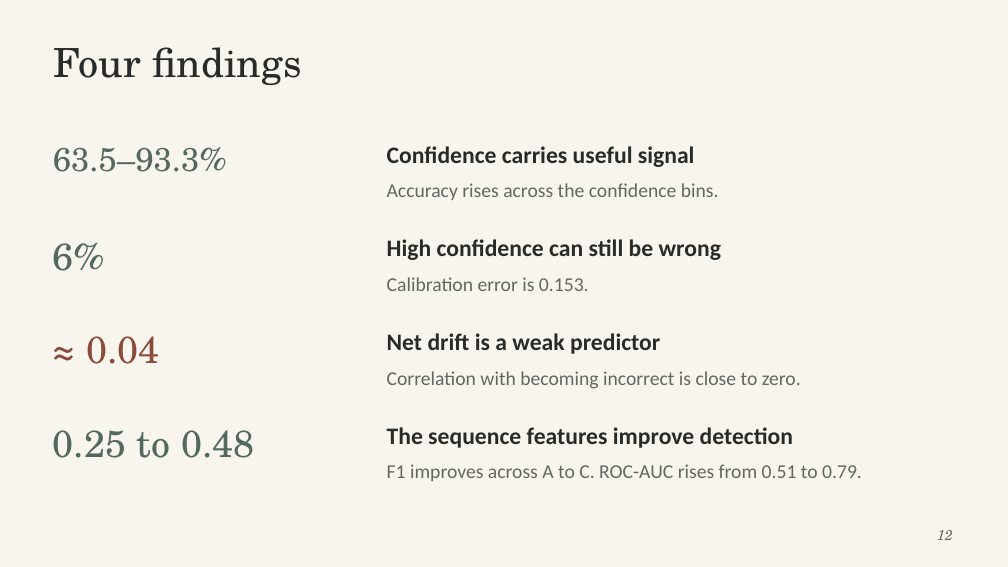
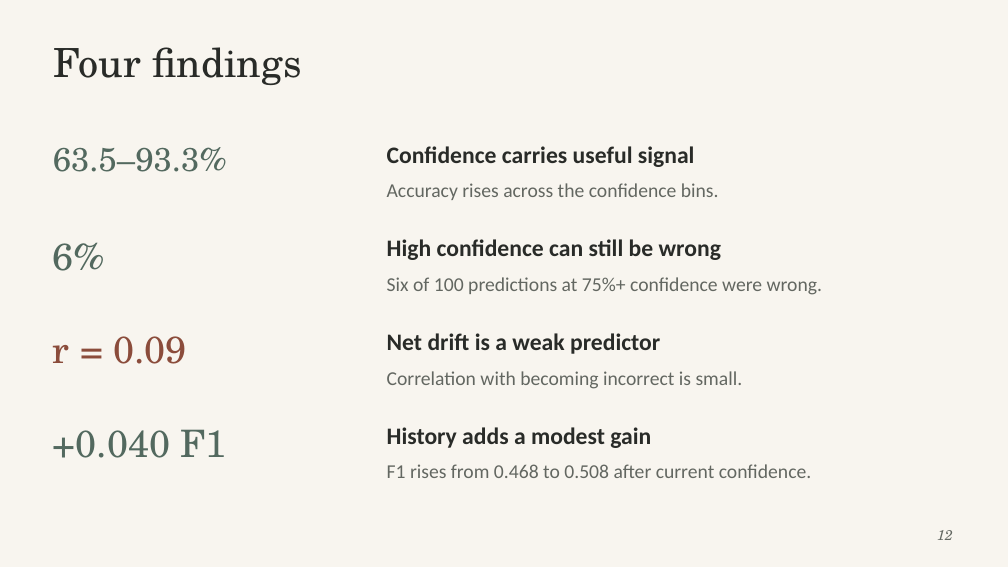
Before and after one commit to ahansardar/ai-confidence-drift, a slide deck: slide 12 of reports/presentation/AI_Confidence_Drift_Presentation.pptx. Drawn at 1008x567 pixels with LibreOffice and Linux fonts; fonts in the diff are those of the drawing. Boxes give left, top, right and bottom in pixels: in the first picture for what was removed or moved away, otherwise in the second. Text is boxed around its words. In the diff, an @@ line names an element or a change of style, - is before the commit and + after.

Commit message:
Correct confidence-drift evaluation and align report and slides

```diff
--- a/reports/presentation/AI_Confidence_Drift_Presentation.pptx
+++ b/reports/presentation/AI_Confidence_Drift_Presentation.pptx
@@ text at (387,277,822,295): text changed @@
-Calibration error is 0.153.
+Six of 100 predictions at 75%+ confidence were wrong.
@@ text at (53,336,187,364): text changed @@
-≈ 0.04
+r = 0.09
@@ text at (387,371,743,389): text changed @@
-Correlation with becoming incorrect is close to zero.
+Correlation with becoming incorrect is small.
@@ text at (53,429,227,458): text changed @@
-0.25 to 0.48
++0.040 F1
@@ text at (387,427,651,448): text changed @@
-The sequence features improve detection
+History adds a modest gain
@@ text at (387,464,812,478): text changed @@
-F1 improves across A to C. ROC-AUC rises from 0.51 to 0.79.
+F1 rises from 0.468 to 0.508 after current confidence.
```
Also in this commit, not shown: 8 other slides changed, 22 other files.
